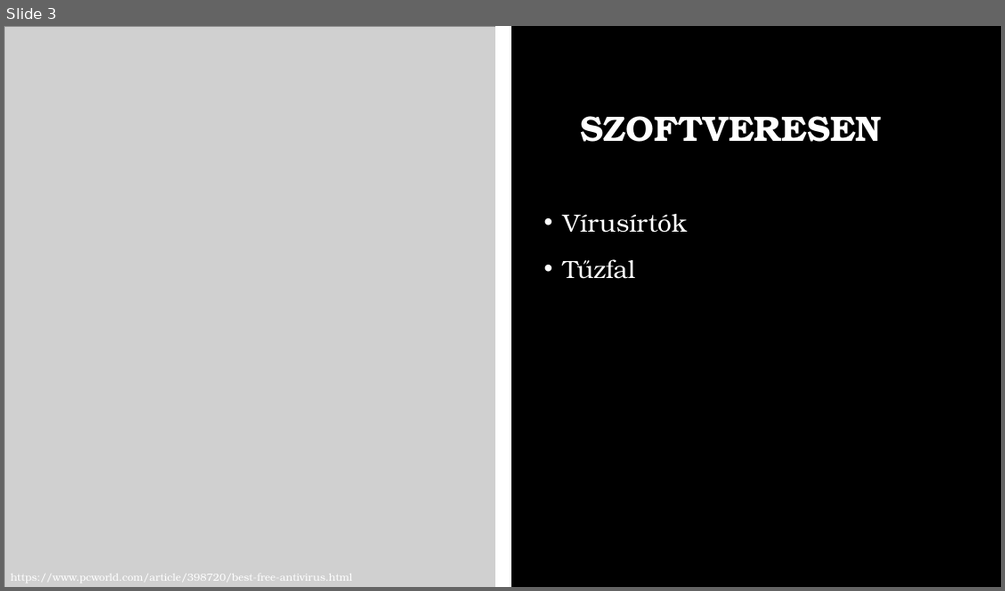
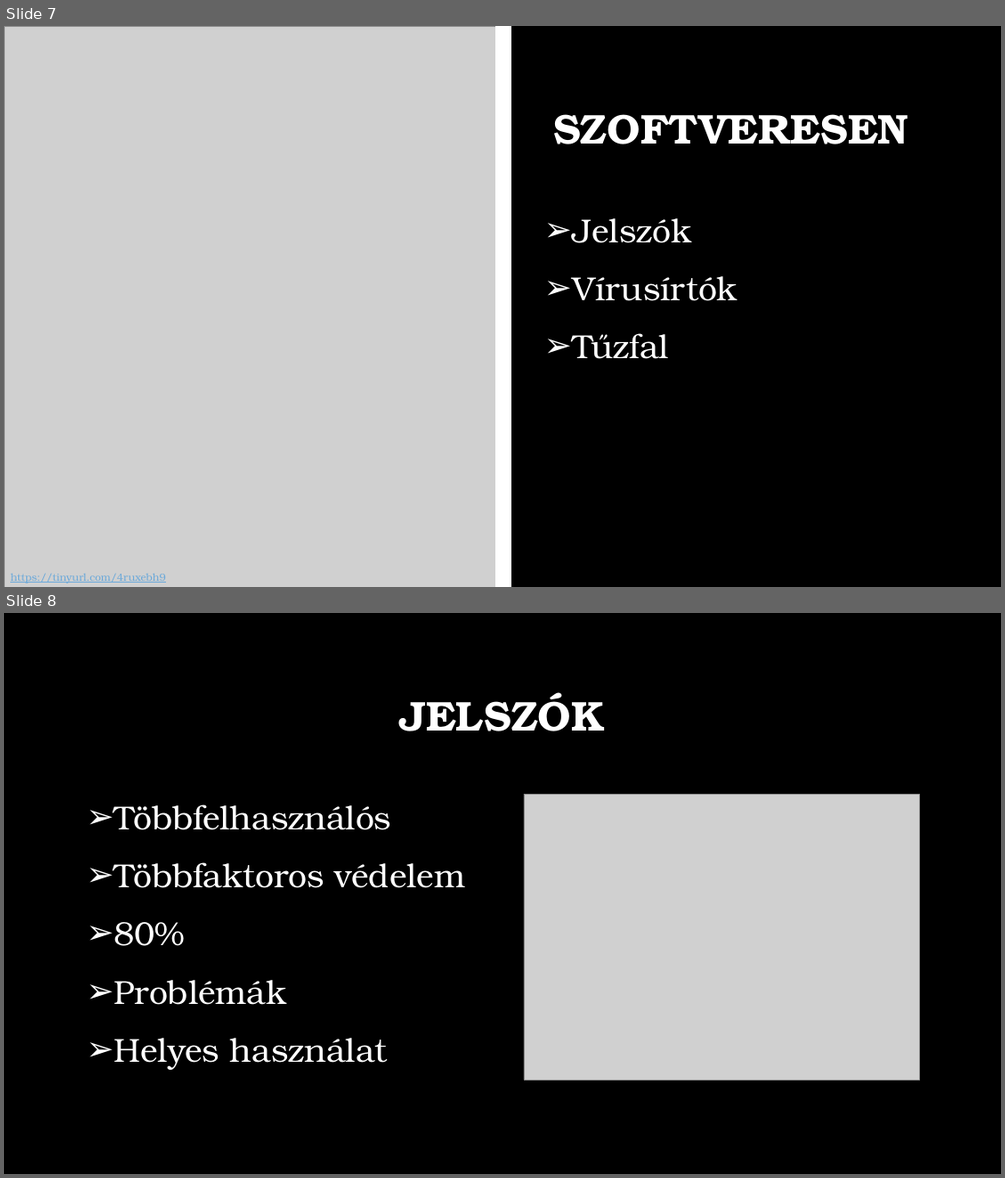
Before and after one commit to bartekaron/Sz-m-t-g-p-v-delme, a slide deck: Számítógép védelme.pptx. Shown one above the other, each under a label of ours: slide 3 before the commit, slides 7 and 8 after it. The pictures are 1005x591 and 1005x1178 pixels, drawn with LibreOffice and Linux fonts; fonts in the diff are those of the drawing; grey boxes stand for pictures; background and template pictures are left out. Boxes give left, top, right and bottom in pixels: in the first picture for what was removed or moved away, otherwise in the second. Text is boxed around its words. In the diff, an @@ line names an element or a change of style, - is before the commit and + after.

```diff
--- a/Számítógép védelme.pptx
+++ b/Számítógép védelme.pptx
@@ slide 8 added at (4, 613, 1001, 1174), background picture (left out) @@
@@ title added at (399, 692, 604, 731), 40 pt, text #FFFFFF, bold @@
+JELSZÓK
@@ picture added at (524, 794, 919, 1079) @@
@@ text added at (114, 804, 465, 1070), 32 pt, text #FFFFFF @@
+➢ Többfelhasználós
+➢ Többfaktoros védelem
+➢ 80%
+➢ Problémák
+➢ Helyes használat
@@ what was slide 3 is now slide 7 @@
@@ slide 7 changed as well @@
@@ title "SZOFTVERESEN" at (553, 114, 908, 144): size 34 to 40 pt @@
@@ text at (572, 218, 691, 243): paragraph added @@
+➢ Jelszók
@@ text at (572, 276, 737, 359): size 24 to 32 pt in "Vírusírtók", "Tűzfal"; bullet • to ➢ @@
@@ text at (10, 573, 166, 583): text changed; text colour #FFFFFF to #6BA9DA @@
-https://www.pcworld.com/article/398720/best-free-antivirus.html
+https://tinyurl.com/4ruxebh9
```
Also in this commit, not shown: 4 other slides changed, 5 other slides added, 5 slides removed.
